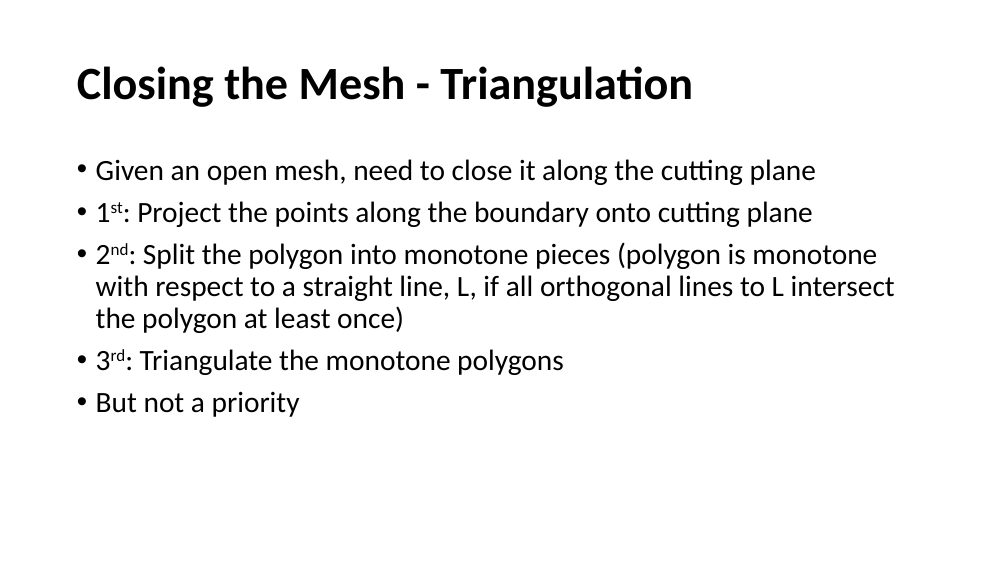
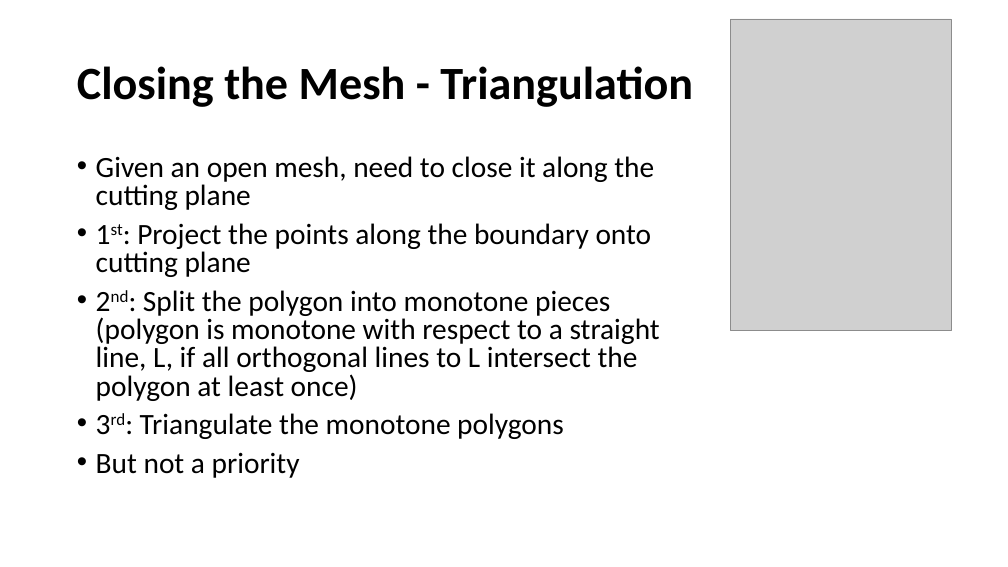
Before and after one commit to JasonKraft/acg_final, a slide deck: slide 10 of presentation/Presentation.pptx. Drawn at 1008x567 pixels with LibreOffice and Linux fonts; fonts in the diff are those of the drawing; grey boxes stand for pictures. Boxes give left, top, right and bottom in pixels: in the first picture for what was removed or moved away, otherwise in the second. Text is boxed around its words. In the diff, an @@ line names an element or a change of style, - is before the commit and + after.

```diff
--- a/presentation/Presentation.pptx
+++ b/presentation/Presentation.pptx
@@ picture added at box(730, 19, 951, 331) @@
@@ text "Given an open mesh, need ..." at box(96, 156, 660, 478): line spacing 0.9 to 0.8 @@
```
Also in this commit, not shown: 3 other slides changed, 3 slides added, 1 slide removed, 1 other file.
